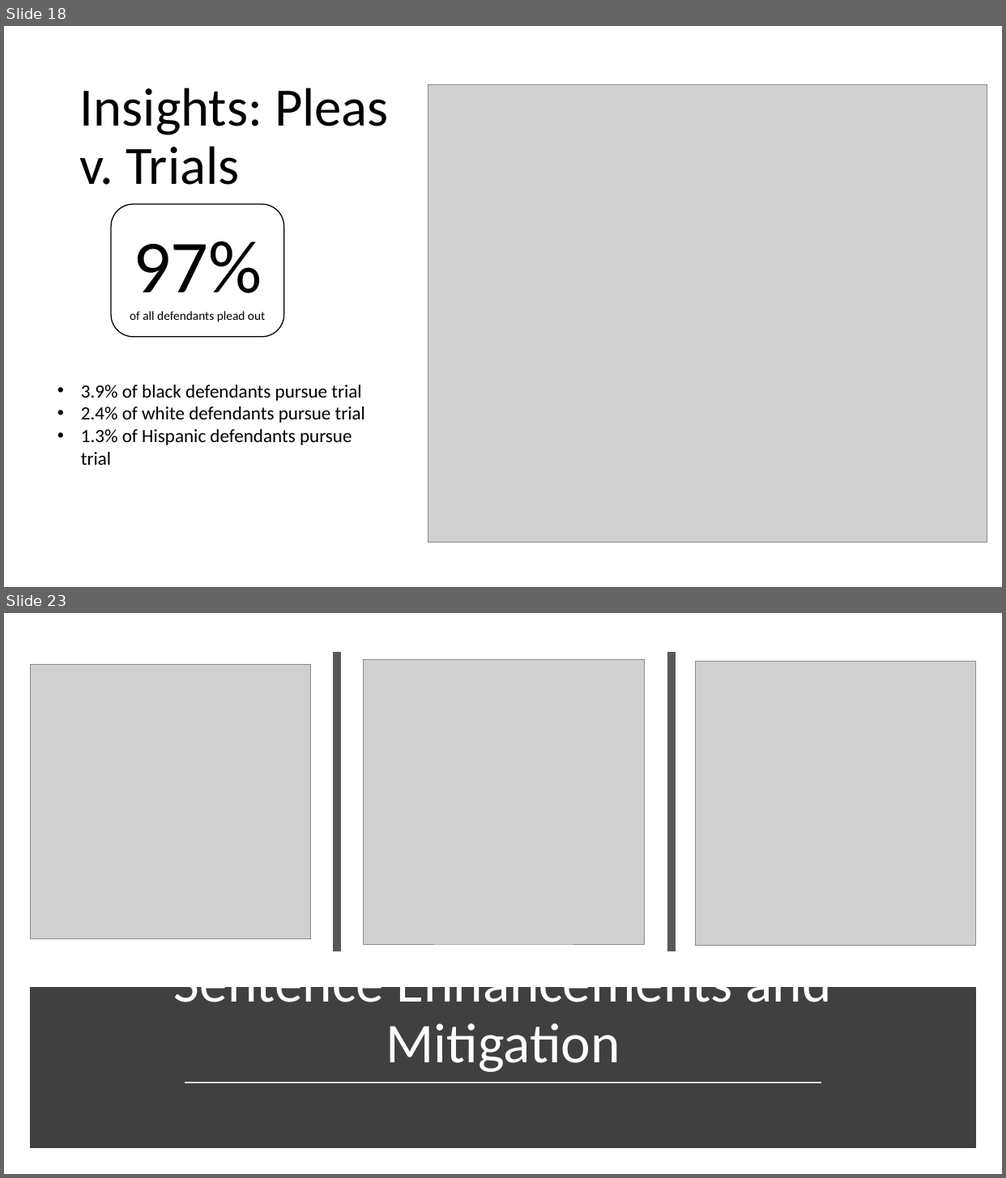
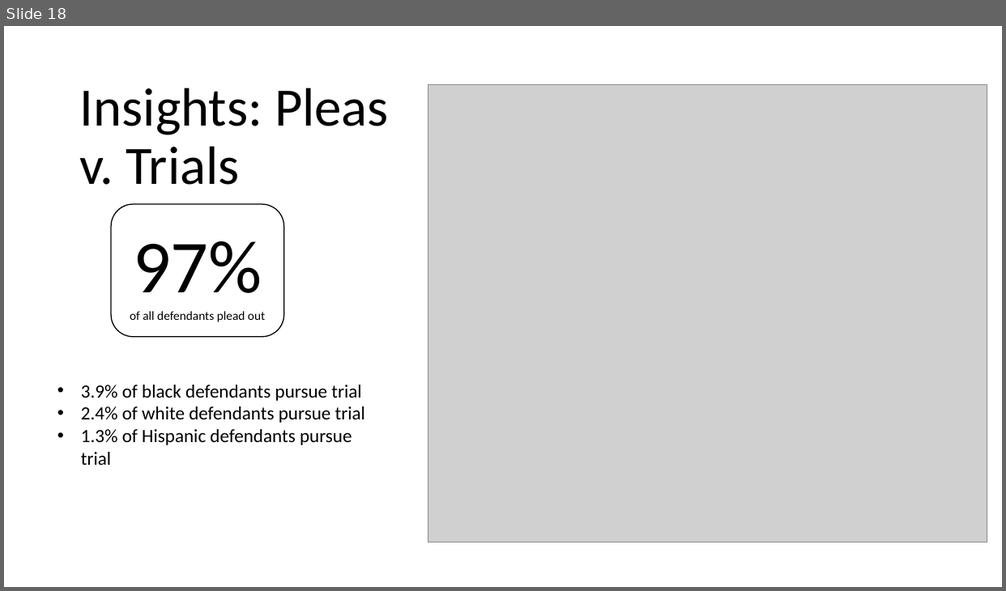
Before and after one commit to jenwhitson/sentencing_project, a slide deck: Presentation.pptx. Shown one above the other, each under a label of ours: slides 18 and 23 before the commit, slide 18 after it; the slides between them are not shown. The pictures are 1006x1178 and 1006x591 pixels, drawn with LibreOffice and Linux fonts; fonts in the diff are those of the drawing; grey boxes stand for pictures. Boxes give left, top, right and bottom in pixels: in the first picture for what was removed or moved away, otherwise in the second. Text is boxed around its words. In the diff, an @@ line names an element or a change of style, - is before the commit and + after.

```diff
--- a/Presentation.pptx
+++ b/Presentation.pptx
@@ slide 23 removed at box(4, 613, 1002, 1174), background #FFFFFF @@
@@ line removed from (337, 652) to (337, 952) @@
@@ picture removed at box(364, 659, 644, 944) @@
@@ line removed from (671, 652) to (671, 952) @@
@@ picture removed at box(30, 665, 311, 939) @@
@@ picture removed at box(696, 662, 976, 946) @@
@@ rectangle removed at box(35, 993, 971, 1144) @@
@@ title removed at box(174, 987, 832, 1072) @@
-Sentence Enhancements and Mitigation
@@ line removed from (185, 1083) to (821, 1083) @@
```
Also in this commit, not shown: 4 slides changed, 3 slides added.
